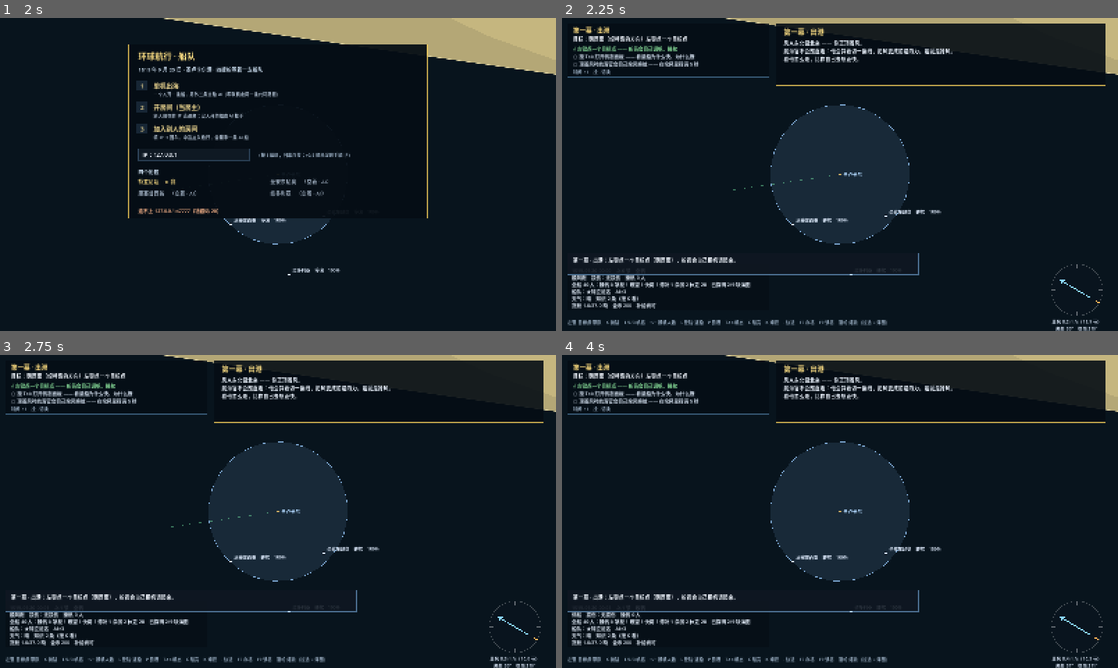
Above: before the commit, frames 1-4 (two rows, left to right).
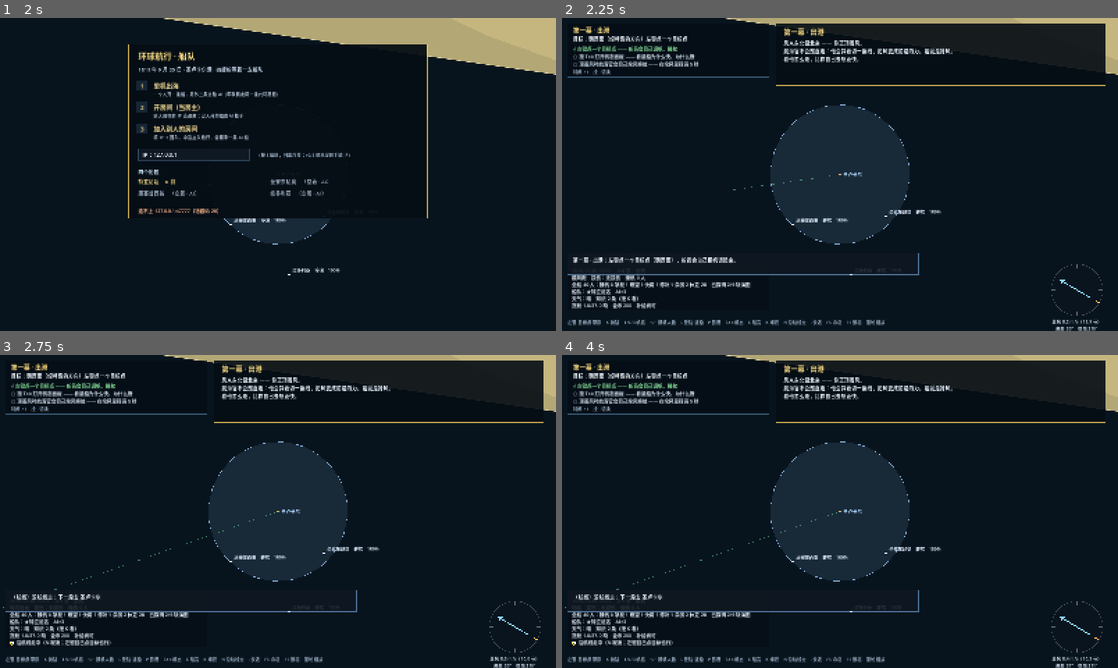
Above: after the commit, the same moments.

Repository: llllllllllllllIIIIIII/ocean-s-king
Game: Godot game, scene res://scenes/sea_debug.tscn
Two runs of this game, one before a commit and one after it. Both use one fixed random seed, a clock stepped at 60 frames per second and the inputs below.
Inputs (mouse positions are in pixels of both pictures, inside the frame that each line leads up to):
- Up to frame 1 (2 s): tap Enter at 0.5 s; move the mouse to (400, 158) at 0.52 s; hold Right 0.53-1.25 s; tap N at 0.6 s; click (400, 158) at 0.67 s; tap Space at 0.77, 1.25 s; drag from (166, 190) to (250, 237) at 1.27 s
- Up to frame 2 (2.25 s): tap Enter at 2 s; move the mouse to (895, 105) at 2.02 s; hold Right from 2.03 s (still down); tap 1 at 2.1 s; click (895, 105) at 2.17 s
- Up to frame 3 (2.75 s): keep holding Right; tap N at 2.3 s
- Up to frame 4 (4 s): release Right at 2.75 s; tap Space at 2.75, 3.77 s; drag from (812, 574) to (673, 464) at 2.77 s; move the mouse to (1006, 558) at 3.52 s; hold Left from 3.53 s (still down); tap 3 at 3.6 s; click (1006, 558) at 3.67 s; tap N at 3.8 s

Frame 1 is identical in both runs. In frame 2, 0.2% of the frame differs, in the area x 40-59%, y 96-99%; in frame 3, 2.0%, in the area x 0-59%, y 50-99%; in frame 4, 2.0%.

Commit message:
M8 收尾(2): 玩家也能沿航线走（N）；终点逆风磨不进最后一公里记进待决问题
Voyage.start_route_follow/stop_route_follow/_route_tick：按 N 沿 routes.json 的三段走，到 500 米自动切段；左键自己点目标 = 退出跟随（航线是辅助，不抢方向盘）。此前只有 AI 会照航线走，玩家直着点巴西会贴西非海岸蹭。HUD 与操作行加上 N。

实测（无头，从圣卢卡尔跟航线）：前 7 个航程小时正常（39.4 → 4.3 km，3–6 节），但最后 2–3 公里会卡住 —— 终点港落在正逆风上时，船以 0.2–0.3 节在 2.34 km 处打转（航海官抢风但磨不出净前进，v0.1 就知道的限制）。这属于船怎么开的机制，按决策权限写进 docs/07 待决问题并给出三条路，等用户挑；拍板前不动它。

Diff:
--- a/scripts/hud.gd
+++ b/scripts/hud.gd
@@ -104,6 +104,8 @@
 		lines.append("☀ 你在岸上，身边 %d 人 —— 左键带队走，走回滩头按 L 上船" % v.party_size())
 	if v.battle != null and not v.battle.over:
 		lines.append("⚔ %s　G 齐射/各自为战　H 冲　J 退" % v.battle.describe())
+	if v.following_route:
+		lines.append("🧭 沿航线走中（N 取消；左键自己点目标也行）")
 	elif v.ashore and v.culture.will_fight("green_cape"):
 		lines.append("⚠ 当地人是敌对的：上岸就可能打起来")
 	elif v.docked_port != "":
@@ -146,7 +148,7 @@
 func _draw_controls() -> void:
 	draw_string(font, Vector2(16.0, size.y - 20.0),
 		"左键 目标点·带队　X 抛锚　1/2/3 帆档　+/− 操帆人数　L 登陆·返船　"
-		+ "P 靠港　Tab 帆态　C 船员　K 知识　. 快进　F5 存档　F9 读档　滚轮 缩放（拉远 = 海图）",
+		+ "P 靠港　Tab 帆态　C 船员　K 知识　N 沿航线走　. 快进　F5 存档　F9 读档　滚轮 缩放",
 		HORIZONTAL_ALIGNMENT_LEFT, -1, 13, Color(0.62, 0.7, 0.78))
 
 
--- a/scripts/sea_debug.gd
+++ b/scripts/sea_debug.gd
@@ -713,6 +713,9 @@
 			if voyage.ashore:
 				voyage.move_party_to(target)
 			else:
+				# 玩家自己点了目标点 = 不跟航线走了（航线是辅助，不是抢方向盘）
+				if voyage.following_route:
+					voyage.stop_route_follow()
 				voyage.orders.set_target_point(target)
 		_update_camera()
 		return
@@ -850,6 +853,12 @@
 			_knowledge_panel.visible = not _knowledge_panel.visible
 			if _knowledge_panel.visible:
 				_knowledge_panel.queue_redraw()
+		KEY_N:
+			# M8：沿航线走（航海官不会绕开海岸，航线数据会）
+			if voyage.following_route:
+				voyage.say("（航线）" + voyage.stop_route_follow(), true)
+			else:
+				voyage.say("（航线）" + voyage.start_route_follow(), true)
 		KEY_ESCAPE:
 			_picker.visible = false
 			_port_panel.visible = false
--- a/scripts/voyage.gd
+++ b/scripts/voyage.gd
@@ -33,6 +33,8 @@
 var knowledge := Knowledge.new()    # 知识：发现即记录（M7）
 var memory := {}                    # 世界记住你做过什么（M7）：掠夺/救人/毁约/贸易
 var reached_destination := false    # M8：四条船都到了终点港（抵达是个闩）
+var following_route := false        # M8：玩家选了"沿航线走"（一键沿着航段开）
+var route_waypoints: Array = []     # 跟着走的那串点（从当前位置最近的那个港起算）
 var ending_score := {"wealth": 0, "voyage": 0, "knowledge": 0, "crew": 0, "history": 0}
 var link: NetLink = null           # 联机（M3）：单机时是 null，走的是同一套调用
 var region_path := Sea.DATA_PATH   # 这一局用的是哪片海（静态数据，不进存档）
@@ -172,6 +174,7 @@
 		if battle.over:
 			_resolve_battle()
 	_check_fleet_arrival()
+	_route_tick()
 	_publish_local_summary()
 
 
@@ -189,6 +192,64 @@
 	story.ending_ready = true
 	_say("【船队】四条船都到了圣阿莱克索。文书把这一路的账摊在桌上。", true)
 	journal.decide("船队抵达圣阿莱克索，远征走完。")
+
+
+# ------------------------------------------------------------ 沿航线走（M8 的"不会搁浅"辅助）
+
+func start_route_follow() -> String:
+	"""玩家按一下 `N`：沿着 `routes.json` 的航段一段一段开。
+
+	为什么需要它：航海官只会算"朝目标点的航法"，不会绕开海岸 ——
+	从塞维利亚直着点巴西，船会贴着西非海岸一路蹭（AI 船修好之前就是这样卡住的）。
+	航线数据本来就是为"不穿干地"设计的，让玩家也能用它。
+	"""
+	route_waypoints = _fleet_route(ship.position_m())
+	if route_waypoints.is_empty():
+		return "这片海里没有航线数据"
+	# 砍掉"身后"的点：只保留离当前位置最近的那个点之后的
+	var best := 0
+	var best_d := INF
+	for i in route_waypoints.size():
+		var d := (route_waypoints[i] as Vector2).distance_to(ship.position_m())
+		if d < best_d:
+			best_d = d
+			best = i
+	route_waypoints = route_waypoints.slice(best)
+	following_route = true
+	orders.set_target_point(route_waypoints[0] as Vector2)
+	return "沿航线走：下一段去 %s" % _route_leg_name()
+
+
+func stop_route_follow() -> String:
+	following_route = false
+	return "不再跟航线走（左键可以自己点目标）"
+
+
+func _route_leg_name() -> String:
+	if route_waypoints.is_empty():
+		return "终点"
+	var p := route_waypoints[0] as Vector2
+	for port in sea.ports():
+		if Geom2D.centroid(port["shape"]).distance_to(p) < 1.0:
+			return str(port.get("name", "下一站"))
+	return "航点 %.0f,%.0f" % [p.x, p.y]
+
+
+func _route_tick() -> void:
+	if not following_route:
+		return
+	if route_waypoints.is_empty():
+		following_route = false
+		return
+	var p := route_waypoints[0] as Vector2
+	if ship.position_m().distance_to(p) < 500.0:
+		if route_waypoints.size() <= 1:
+			following_route = false
+			_say("（航线）到终点港了。", true)
+			return
+		route_waypoints.pop_front()
+		orders.set_target_point(route_waypoints[0] as Vector2)
+		_say("（航线）下一段：%s" % _route_leg_name(), false)
 
 
 # ------------------------------------------------------------ 补给与港口（M4）
Not shown, changed: docs/07-交接.md
Not shown, changed: docs/21-结算音频与交付.md
